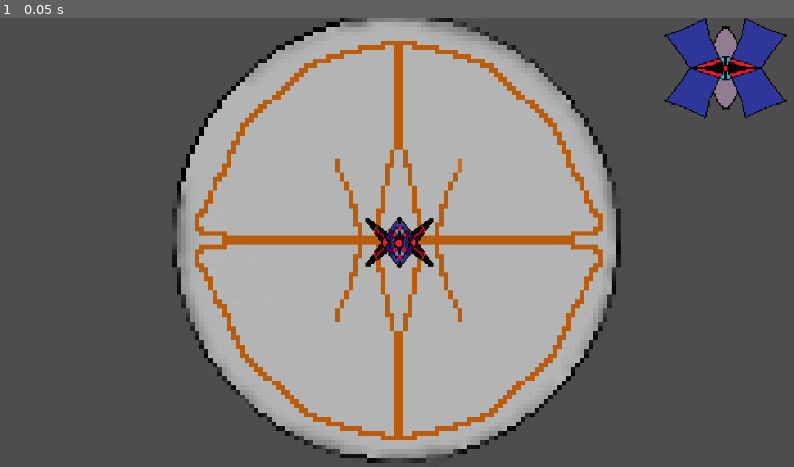
Above: before the commit, frame 1.
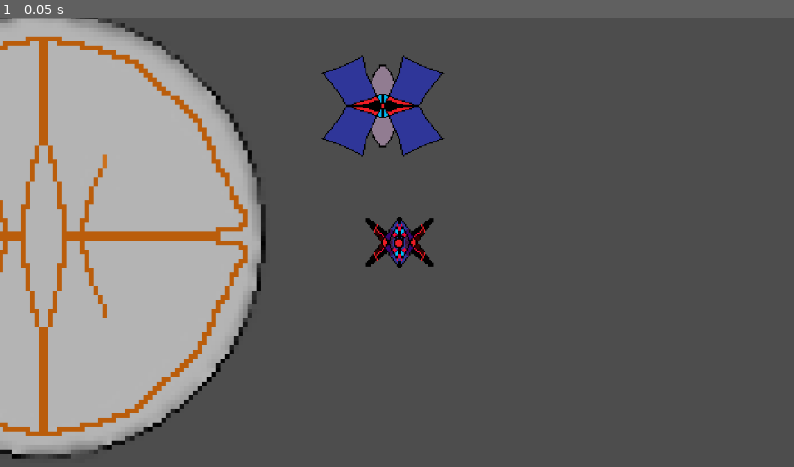
Above: after the commit, the same moment.

Repository: pepegmaer2141-cmd/parry-desvio-1
Game: Godot game, scene res://nave.tscn
The game is run twice, just before and just after one commit, with the same random seed, the same clock (stepped at 60 frames per second) and the same inputs.
Inputs:
- Up to frame 1 (0.05 s): no input

The runs differ from the first frame. In frame 1, 65% of the frame differs, in the area x 0-100%, y 0-100%.

Commit message:
hit box circulo

Diff:
--- a/parry-desvio-1/nave.tscn
+++ b/parry-desvio-1/nave.tscn
@@ -1,11 +1,8 @@
-[gd_scene load_steps=12 format=3 uid="uid://bcbbmjt4uth7y"]
+[gd_scene load_steps=11 format=3 uid="uid://bcbbmjt4uth7y"]
 
 [ext_resource type="Texture2D" uid="uid://c3p3cpfv6sqea" path="res://asssets/circulo.png" id="1_j1vys"]
 [ext_resource type="Texture2D" uid="uid://flqulg0gjkvk" path="res://asssets/pixil-frame-0.png" id="1_ltewx"]
 [ext_resource type="Texture2D" uid="uid://cfx8mi0beusxs" path="res://asssets/pixil-frame-0 (1).png" id="2_ilgfq"]
-
-[sub_resource type="CircleShape2D" id="CircleShape2D_ltewx"]
-radius = 323.01395
 
 [sub_resource type="RectangleShape2D" id="RectangleShape2D_ilgfq"]
 size = Vector2(39.856, 24)
@@ -32,26 +29,27 @@
 metadata/_edit_vertical_guides_ = [-360.0]
 
 [node name="circulo exterior" type="StaticBody2D" parent="."]
-position = Vector2(-525, 103)
+position = Vector2(-622, -53)
 collision_layer = 3
 collision_mask = 2
 metadata/_edit_group_ = true
 
 [node name="Sprite2D" type="Sprite2D" parent="circulo exterior"]
-position = Vector2(2.5000136, 0.5000248)
+position = Vector2(3.9999983, 1.9999999)
 scale = Vector2(6.53, 6.55)
 texture = ExtResource("1_j1vys")
 
-[node name="CollisionShape2D" type="CollisionShape2D" parent="circulo exterior"]
-position = Vector2(-1, 0)
-shape = SubResource("CircleShape2D_ltewx")
-debug_color = Color(0.9444711, 0.12229853, 0.509616, 0.41960785)
+[node name="Area2D" type="Area2D" parent="circulo exterior"]
+position = Vector2(-2, 4)
 
-[node name="Area2D" type="Area2D" parent="circulo exterior"]
+[node name="CollisionPolygon2D" type="CollisionPolygon2D" parent="circulo exterior"]
+position = Vector2(263, 313)
+polygon = PackedVector2Array(-600, -281, -569.5924, -461.77963, -486, -561, -316, -672, -143, -616, -229, -636, -296, -635, -399, -612, -484, -548, -549, -468, -567, -423, -583, -336, -580, -257, -541, -139, -466, -62, -398, -19, -273, 12, -151, -5, -47, -70, 21, -150, 53, -255, 61, -354, 40, -437, -2, -512, -66.636475, -574.1825, -143, -616, -12, -556, 58.65088, -407.88647, 81, -280, 63, -186, -38, -59, -167, 13, -278.90283, 33.486694, -442, -22, -558, -138)
+metadata/_edit_group_ = true
 
 [node name="nave" type="Sprite2D" parent="."]
 top_level = true
-position = Vector2(-264.24158, -144.39085)
+position = Vector2(151.99997, -293.00003)
 scale = Vector2(1.9509876, 2.0646522)
 texture = ExtResource("1_ltewx")
 metadata/_edit_group_ = true
@@ -70,7 +68,7 @@
 metadata/_edit_group_ = true
 
 [node name="balas" type="Sprite2D" parent="."]
-position = Vector2(-50.999954, -145)
+position = Vector2(-129.00002, -238.99998)
 scale = Vector2(1.81, 1.58)
 texture = ExtResource("2_ilgfq")
 metadata/_edit_group_ = true
--- a/parry-desvio-1/project.godot
+++ b/parry-desvio-1/project.godot
@@ -10,13 +10,11 @@
 
 [application]
 
-config/name="parry desvio"
-run/main_scene="res://nave.tscn"
-config/features=PackedStringArray("4.5", "GL Compatibility")
+config/name="Nuevo Proyecto de Juego"
+run/main_scene="uid://bcbbmjt4uth7y"
+config/features=PackedStringArray("4.5", "Forward Plus")
 config/icon="res://icon.svg"
 
 [rendering]
 
 textures/canvas_textures/default_texture_filter=0
-renderer/rendering_method="gl_compatibility"
-renderer/rendering_method.mobile="gl_compatibility"
